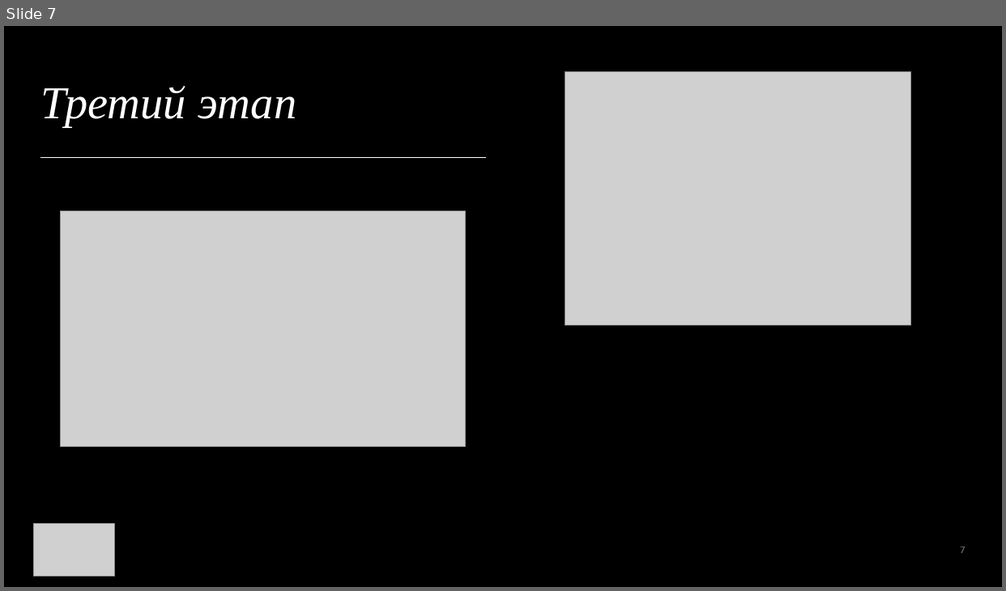
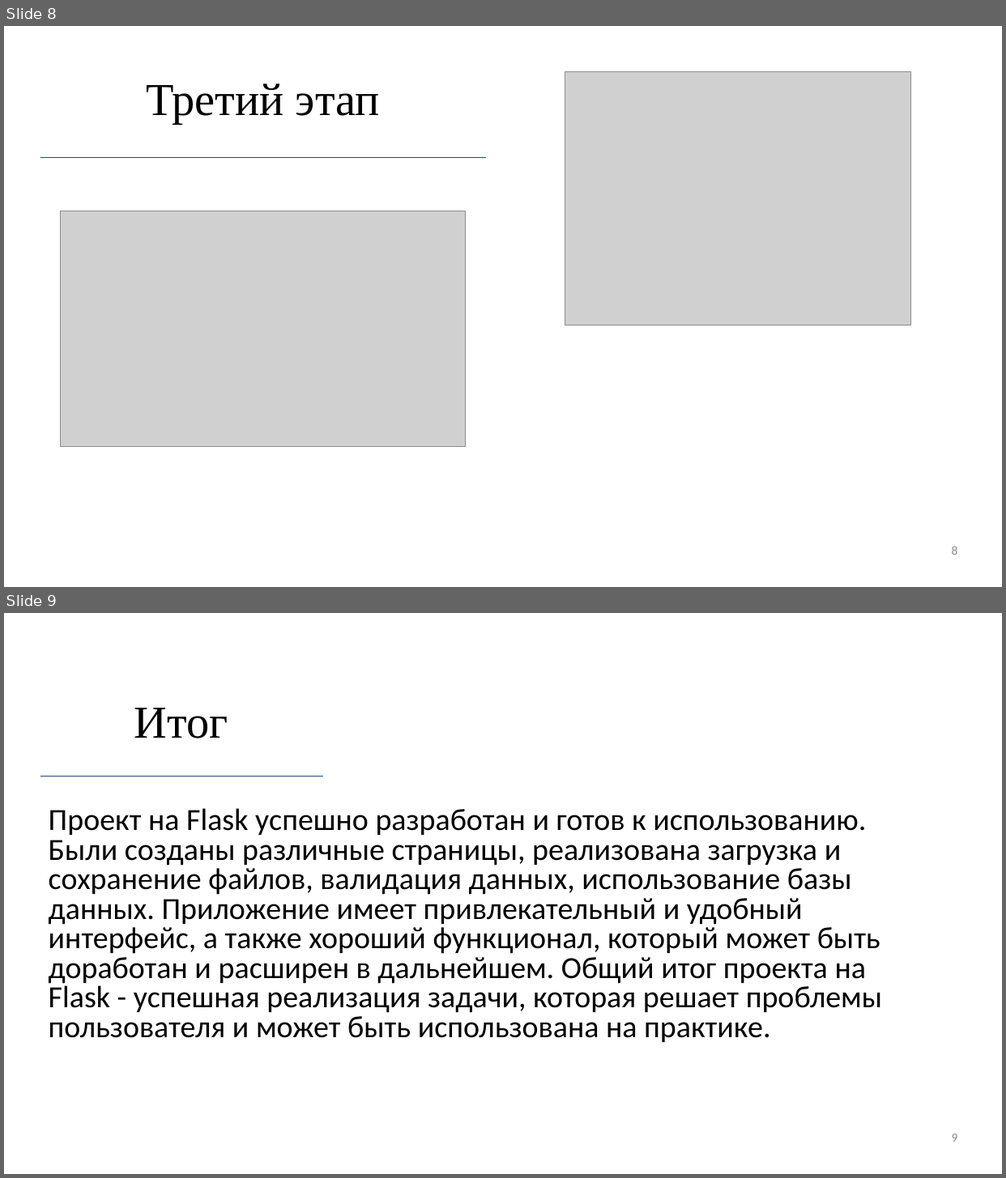
Before and after one commit to R1ccoon/Ip3s, a slide deck: not_site_files/pres.pptx. Shown one above the other, each under a label of ours: slide 7 before the commit, slides 8 and 9 after it. The pictures are 1006x591 and 1006x1178 pixels, drawn with LibreOffice and Linux fonts; fonts in the diff are those of the drawing; grey boxes stand for pictures. Boxes give left, top, right and bottom in pixels: in the first picture for what was removed or moved away, otherwise in the second. Text is boxed around its words. In the diff, an @@ line names an element or a change of style, - is before the commit and + after.

```diff
--- a/not_site_files/pres.pptx
+++ b/not_site_files/pres.pptx
@@ slide 9 added at box(4, 613, 1002, 1174), background #FFFFFF @@
@@ title added at box(134, 708, 228, 739), 44 pt, text #000000 @@
+Итог
@@ line added from (40, 776) to (324, 776), #1F497D 0.5 pt @@
@@ text added at box(49, 808, 882, 1042), 29.6 pt, text #000000 @@
+Проект на Flask успешно разработан и готов к использованию. Были созданы различные страницы, реализована загрузка и сохранение файлов, валидация данных, использование базы данных. Приложение имеет привлекательный и удобный интерфейс, а также хороший функционал, который может быть доработан и расширен в дальнейшем. Общий итог проекта на Flask - успешная реализация задачи, которая решает проблемы пользователя и может быть использована на практике.
@@ page number added at box(952, 1134, 958, 1142), 12 pt, text #8C8C8C @@
+9
@@ what was slide 7 is now slide 8 @@
@@ slide 8 changed as well @@
@@ background #000000 to #FFFFFF @@
@@ title "Третий этап" at box(146, 84, 380, 124): text colour #FFFFFF to #000000, italic off; alignment left to centre @@
@@ line (40, 158) - (486, 158): stroke #FFFFFF 0.5 pt to #1F497D 0.5 pt @@
@@ picture removed at box(34, 524, 115, 577) @@
@@ page number at box(952, 546, 958, 555): text changed; size 9 to 12 pt; font Roboto to Calibri; text colour #FFFFFF at 55% opacity to #8C8C8C @@
-7
+8
```
Also in this commit, not shown: 7 other slides changed, 1 other slide added, 1 slide removed.
